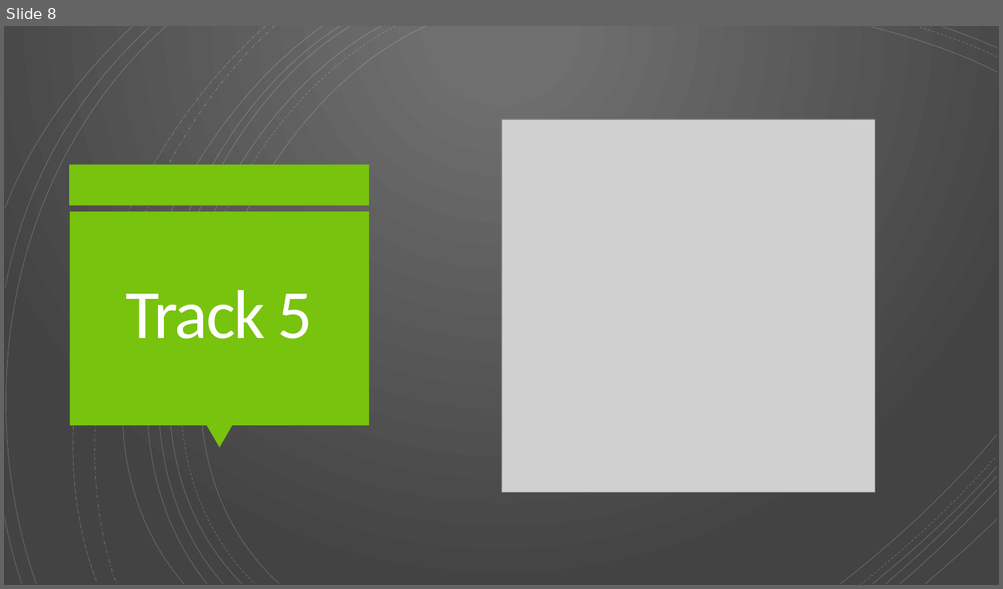
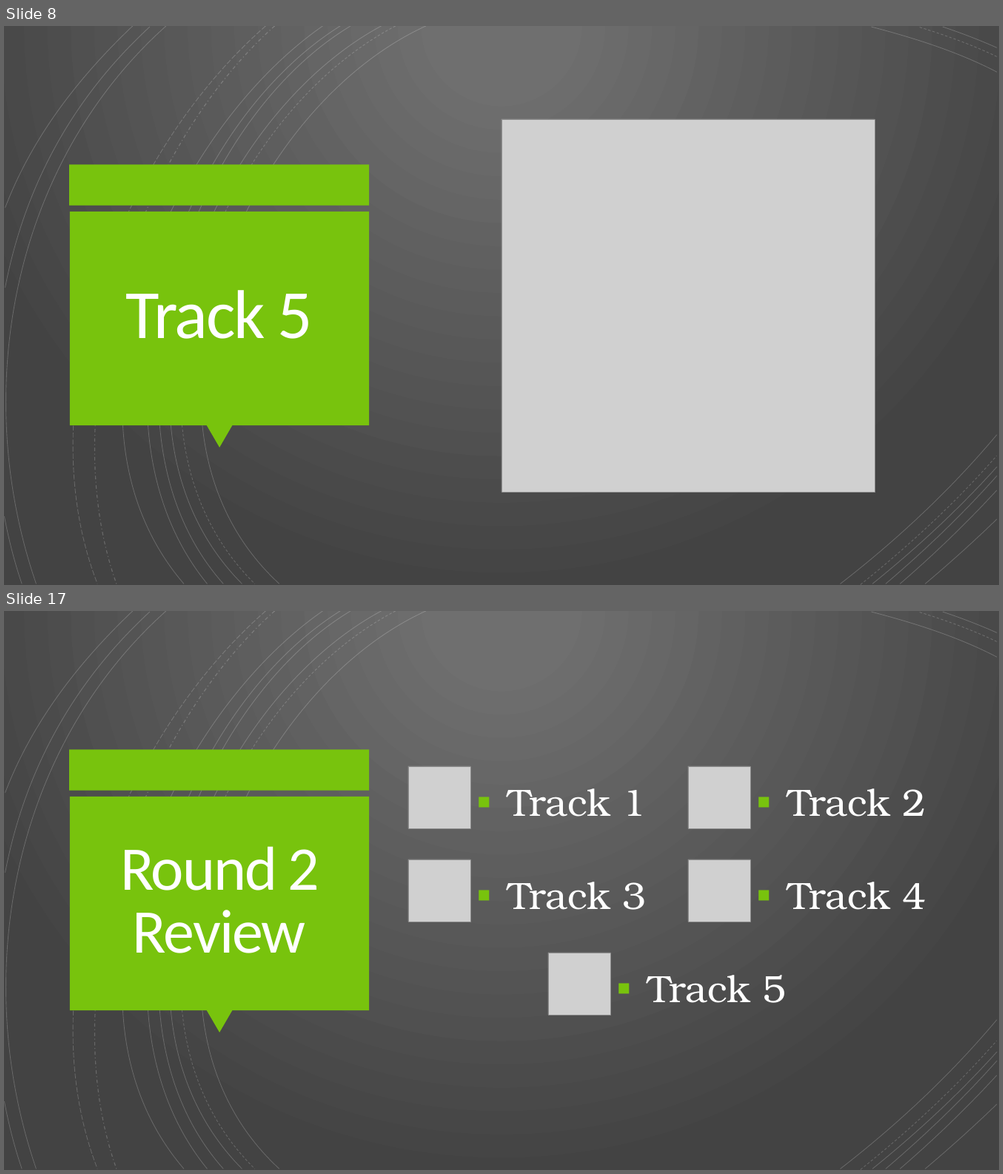
Before and after one commit to Rwelk/Video-Game-Music-Competition, a slide deck: VGMC 2022 Spring Slides.pptx. Shown one above the other, each under a label of ours: slide 8 before the commit, slides 8 and 17 after it; the slides between them are not shown. The pictures are 1003x589 and 1003x1174 pixels, drawn with LibreOffice and Linux fonts; fonts in the diff are those of the drawing; grey boxes stand for pictures. Boxes give left, top, right and bottom in pixels: in the first picture for what was removed or moved away, otherwise in the second. Text is boxed around its words. In the diff, an @@ line names an element or a change of style, - is before the commit and + after.

```diff
--- a/VGMC 2022 Spring Slides.pptx
+++ b/VGMC 2022 Spring Slides.pptx
@@ slide 17 added at [4, 611, 999, 1170], background gradient #707070 to #434343; not listed: 24 template elements that a slide beside it also shows @@
@@ picture added at [408, 766, 470, 829] @@
@@ picture added at [688, 766, 750, 829] @@
@@ text added at [507, 789, 646, 817], 44 pt, text #FFFFFF @@
+▪ Track 1
@@ text added at [787, 789, 926, 817], 44 pt, text #FFFFFF @@
+▪ Track 2
@@ title added at [120, 846, 320, 954], 72 pt, text #FFFEFF @@
+Round 2 Review
@@ picture added at [408, 860, 470, 922] @@
@@ picture added at [688, 860, 750, 922] @@
@@ text added at [507, 882, 646, 910], 44 pt, text #FFFFFF @@
+▪ Track 3
@@ text added at [787, 882, 926, 910], 44 pt, text #FFFFFF @@
+▪ Track 4
@@ picture added at [548, 953, 610, 1015] @@
@@ text added at [647, 975, 786, 1003], 44 pt, text #FFFFFF @@
+▪ Track 5
```
Also in this commit, not shown: 6 slides changed, 12 other slides added, 4 other files.
